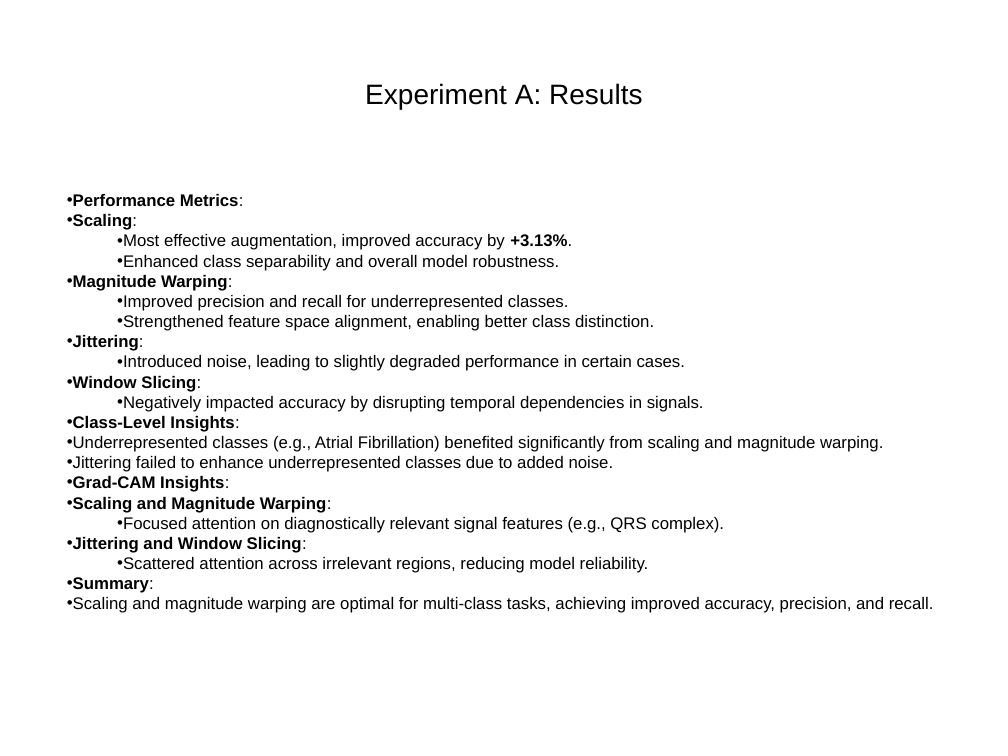
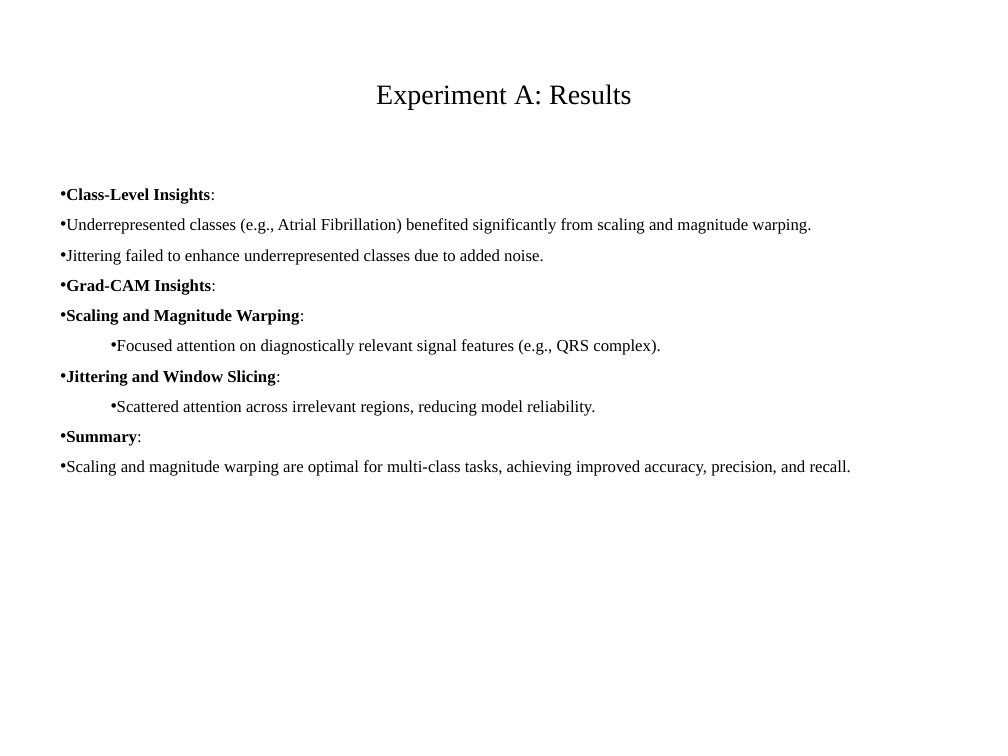
Before and after one commit to nikil1506/Thesis-Work, a slide deck: slide 12 of Presentation.pptx (slide 9 before the commit). Drawn at 1008x756 pixels with LibreOffice and Linux fonts; fonts in the diff are those of the drawing. Boxes give left, top, right and bottom in pixels: in the first picture for what was removed or moved away, otherwise in the second. Text is boxed around its words. In the diff, an @@ line names an element or a change of style, - is before the commit and + after.

```diff
--- a/Presentation.pptx
+++ b/Presentation.pptx
@@ title "Experiment A: Results" at box(376, 84, 632, 110): font Arial to Times New Roman @@
@@ text "Class-Level Insights:" at box(66, 188, 851, 476): font Arial to Times New Roman; alignment left to justified; line spacing 1 to 1.5 @@
@@ text at box(73, 194, 704, 412): paragraphs removed @@
-• Performance Metrics:
-• Scaling:
-  • Most effective augmentation, improved accuracy by +3.13%.
-  • Enhanced class separability and overall model robustness.
-• Magnitude Warping:
-  • Improved precision and recall for underrepresented classes.
-  • Strengthened feature space alignment, enabling better class distinction.
-• Jittering:
-  • Introduced noise, leading to slightly degraded performance in certain cases.
-• Window Slicing:
-  • Negatively impacted accuracy by disrupting temporal dependencies in signals.
```
Also in this commit, not shown: 29 other slides changed, 6 slides added, 1 slide removed.
